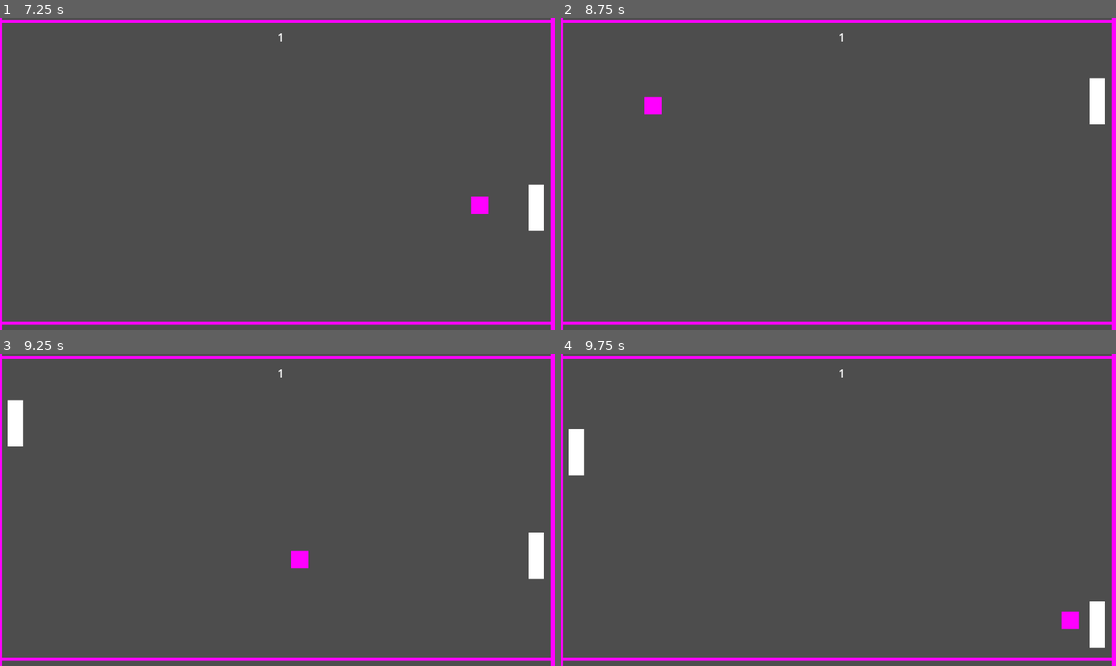
Above: before the commit, frames 1-4 (two rows, left to right).
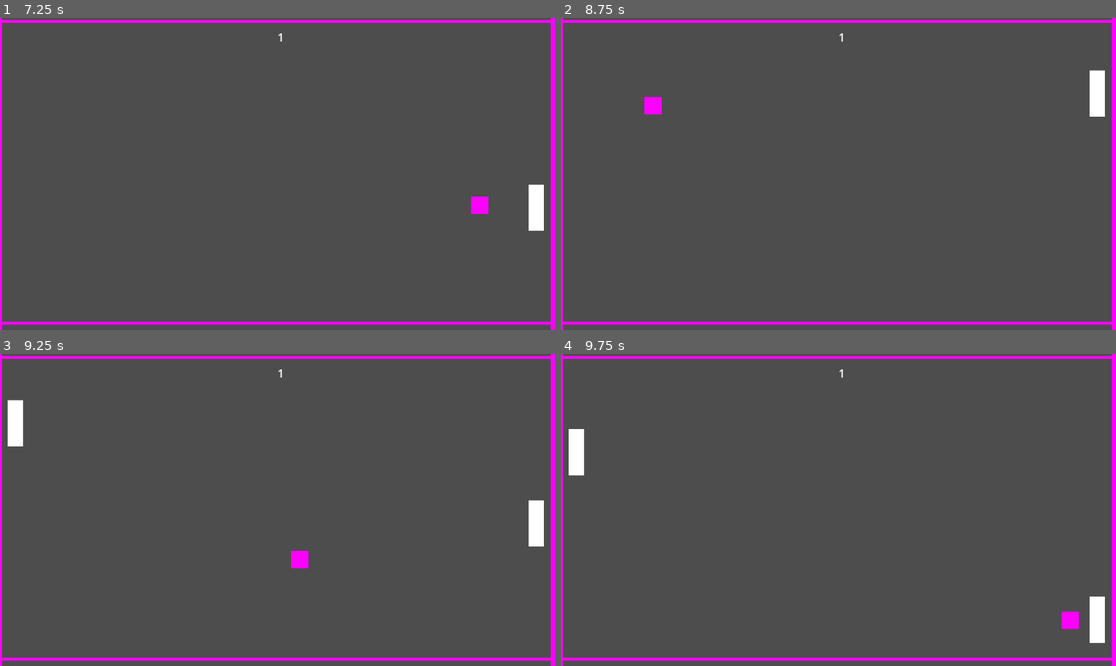
Above: after the commit, the same moments.

Repository: Tronikelis/godot-pong
Game: Godot game, scene res://game.tscn
Two runs of this game, one before a commit and one after it. Both use one fixed random seed, a clock stepped at 60 frames per second and the inputs below.
Inputs:
- Up to frame 1 (7.25 s): hold W (move_up) 0.53-1.28 s; hold S (move_down) 1.28-2.03 s; hold W (move_up) 2.03-3.53 s; hold S (move_down) 3.53-5.78 s; hold W (move_up) from 5.78 s (still down)
- Up to frame 2 (8.75 s): release W (move_up) at 8.03 s; hold S (move_down) from 8.03 s (still down)
- Up to frame 3 (9.25 s): keep holding S (move_down)
- Up to frame 4 (9.75 s): release S (move_down) at 9.53 s; hold W (move_up) from 9.53 s (still down)

Frame 1 is identical in both runs. In frame 2, 0.1% of the frame differs, in the area x 95-98%, y 16-35%; in frame 3, 0.6%, in the area x 95-98%, y 46-73%; in frame 4, less than 0.1%.

Commit message:
add dumb bot (now he cant win everytime)

Diff:
--- a/game.tscn
+++ b/game.tscn
@@ -49,6 +49,7 @@
 [node name="Enemy" parent="Sticks" node_paths=PackedStringArray("pong_ball") instance=ExtResource("3_o04qd")]
 position = Vector2(537, -2)
 pong_ball = NodePath("../../PongBall")
+speed = 400
 
 [node name="PongWall" parent="Sticks/Enemy" instance=ExtResource("3_d0kfh")]
 z_index = -1
--- a/pong-stick/enemy.gd
+++ b/pong-stick/enemy.gd
@@ -1,7 +1,26 @@
 extends Node2D
 
-@export var pong_ball: Node
+@export var pong_ball: PongBall
+@export var speed := 100
 
 
-func _physics_process(_delta: float) -> void:
-	self.position.y = pong_ball.position.y
+func _physics_process(delta: float) -> void:
+	var direction := 0
+
+	if self.position.y < pong_ball.position.y:
+		direction = 1
+	else:
+		direction = -1
+
+	var add_y := speed * direction * delta
+	var abs_add_y: float = abs(add_y)
+
+	var abs_pong_y: float = abs(pong_ball.position.y)
+	var abs_self_y: float = abs(self.position.y)
+
+	var delta_y: float = abs(abs_pong_y - abs_self_y)
+
+	if delta_y < abs_add_y:
+		add_y = delta_y * direction
+
+	self.position.y += add_y
--- a/pong_ball.gd
+++ b/pong_ball.gd
@@ -1,3 +1,4 @@
+class_name PongBall
 extends Area2D
 
 @export var speed := 200
